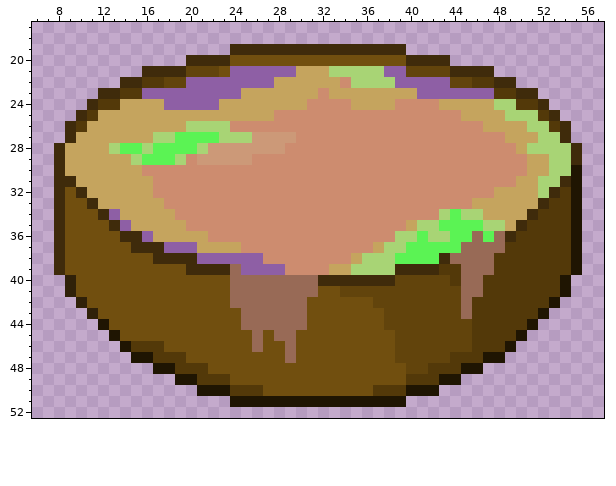
A pixel-art sprite gets an edit: textures/items/suspicious_stew.png. Above: the version before the commit.
The file is 64x64 pixels. Colours within 5 levels of each other are drawn and written as one. Shown: x 6..57, y 17..52.
New version:
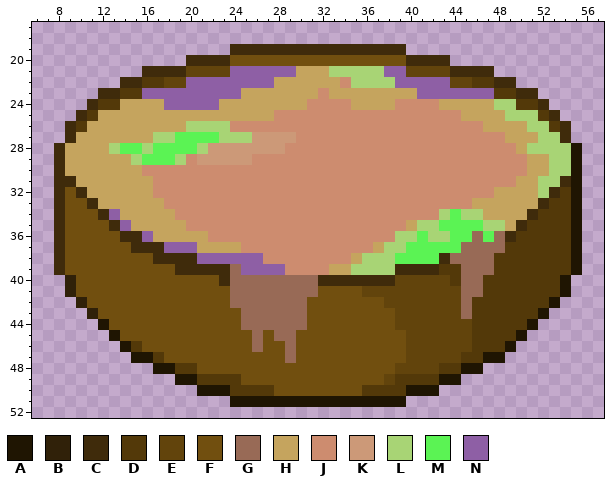
Palette (. is transparent): A #1f1502  B #302109  C #3f2b0b  D #533909  E #62440c  F #714f0f  G #986a56  H #c5a45e  J #cd8c6f  K #cc9978  L #a8d475  M #5bf354  N #8e5fa5
Changes in this commit:
@@ x 21..25 @@
 20 CCCFF
-21 EEFNN
+21 EEENN
 22 NNNNN
@@ x 53..57 @@
 27 LC...
-28 LLC..
-29 LLC..
+28 LLA..
+29 LLA..
 30 LLA..
@@ x 14..46 @@
 38 FFFCCCCNNNNNNJJJJJJJJHLLLMMMMCGGG
-39 FFFFFFCCCCGNNNNJJJJHHLLLLCCCCDDGG
-40 FFFFFFFFFFGGGGGGGGCCCCCCCEEEEEDGG
-41 FFFFFFFFFFGGGGGGGGFFEEEEEEEEEEEGG
-42 FFFFFFFFFFGGGGGGGFFFFFFEEEEEEEEGD
-43 FFFFFFFFFFFGGGGGGFFFFFFFEEEEEEEGD
-44 FFFFFFFFFFFGGGGGGFFFFFFFEEEEEEEED
-45 FFFFFFFFFFFFGFGGFFFFFFFFFEEEEEEED
-46 ADDDFFFFFFFFGFFGFFFFFFFFFEEEEEEED
-47 .AADDDFFFFFFFFFGFFFFFFFFFEEEEEDDD
-48 ...AADDDFFFFFFFFFFFFFFFFFFEEDDDAA
-49 .....AADDDFFFFFFFFFFFFFFFFDDDAA..
-50 .......AAADDDFFFFFFFFFFDDDAAA....
+39 FFFFFCCCCCGNNNNJJJJHHLLLLCCCCDDGG
+40 FFFFFFFFFCGGGGGGGGCCCCCCCEEEEEDGG
+41 FFFFFFFFFFGGGGGGGGFFFFEEEEEEEEEGG
+42 FFFFFFFFFFGGGGGGGFFFFFFFEEEEEEEGD
+43 FFFFFFFFFFFGGGGGGFFFFFFFFEEEEEEGD
+44 FFFFFFFFFFFGGGGGGFFFFFFFFEEEEEEED
+45 FFFFFFFFFFFFGFGGFFFFFFFFFFEEEEEED
+46 ADFFFFFFFFFFGFFGFFFFFFFFFFEEEEEED
+47 .AADFFFFFFFFFFFGFFFFFFFFFFEEEEEDD
+48 ...AADDFFFFFFFFFFFFFFFFFFEEEEDDAA
+49 .....AADDDDFFFFFFFFFFFFFEDDDDAA..
+50 .......AAADDDDFFFFFFFFDDDDAAA....
 51 ..........AAAAAAAAAAAAAAAA.......
Changed places in both pictures, as pixel boxes (x1, y1, x2, y2):
changed: (219, 66, 230, 77)
changed: (571, 143, 582, 165)
changed: (175, 264, 230, 286)
changed: (340, 286, 461, 396)
changed: (142, 341, 274, 396)
